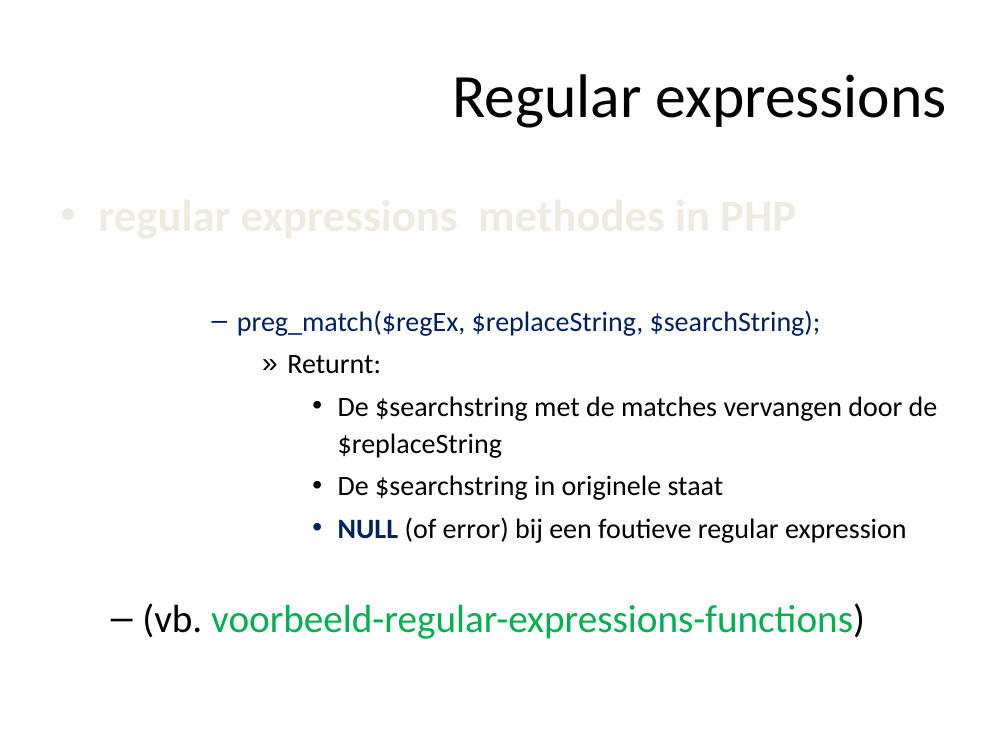
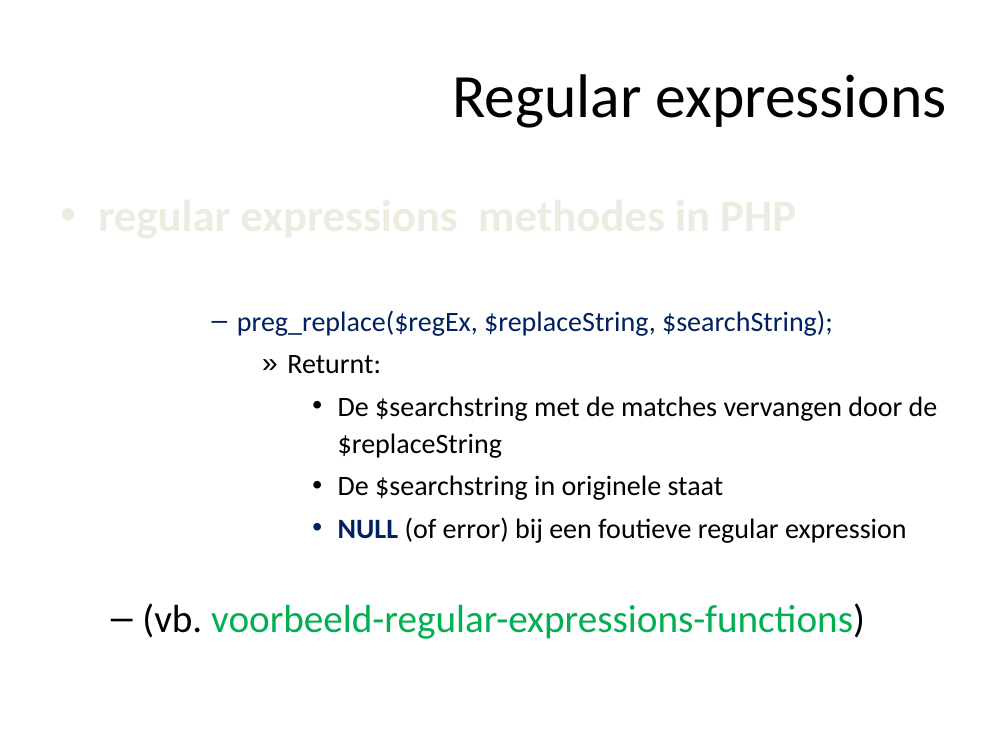
Before and after one commit to ajkea/web-backend-1, a slide deck: slide 199 of public/cursus/web-backend-cursus.pptx. Drawn at 1008x756 pixels with LibreOffice and Linux fonts; fonts in the diff are those of the drawing. Boxes give left, top, right and bottom in pixels: in the first picture for what was removed or moved away, otherwise in the second. Text is boxed around its words. In the diff, an @@ line names an element or a change of style, - is before the commit and + after.

Commit message:
add ajax opdracht en verbetering preg_match -> preg_replace

```diff
--- a/public/cursus/web-backend-cursus.pptx
+++ b/public/cursus/web-backend-cursus.pptx
@@ text at bbox=[237, 310, 833, 336]: text changed @@
-      – preg_match($regEx, $replaceString, $searchString);
+      – preg_replace($regEx, $replaceString, $searchString);
```
Also in this commit, not shown: 1 other slide changed, 7 other files.
